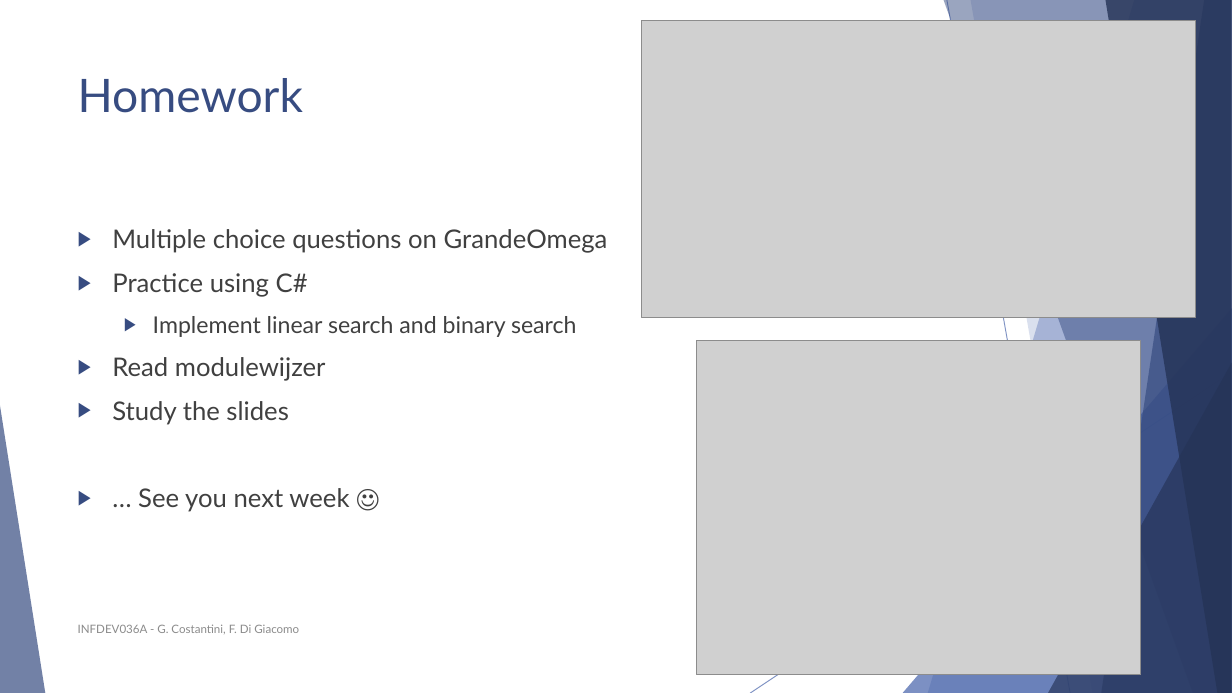
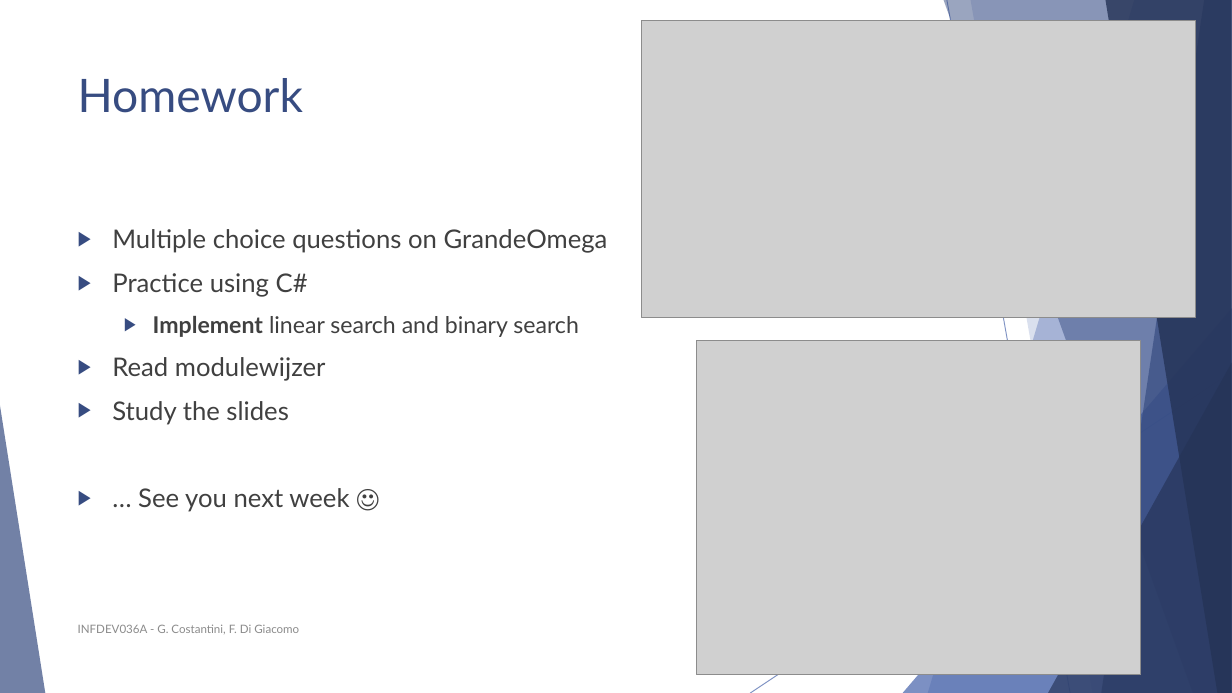
Before and after one commit to FurkanAndac/Development-6A, a slide deck: slide 58 of Lesson slides/Unit 1 - Intro, array, complexity.pptx (slide 57 before the commit). Drawn at 1232x693 pixels with LibreOffice and Linux fonts; fonts in the diff are those of the drawing; grey boxes stand for pictures. Boxes give left, top, right and bottom in pixels: in the first picture for what was removed or moved away, otherwise in the second. Text is boxed around its words. In the diff, an @@ line names an element or a change of style, - is before the commit and + after.

Commit message:
update slides

```diff
--- a/Lesson slides/Unit 1 - Intro, array, complexity.pptx
+++ b/Lesson slides/Unit 1 - Intro, array, complexity.pptx
@@ text at [153,316,579,337]: bold on in "Implement" @@
```
Also in this commit, not shown: 1 other slide changed, 1 slide added, 2 other files.
